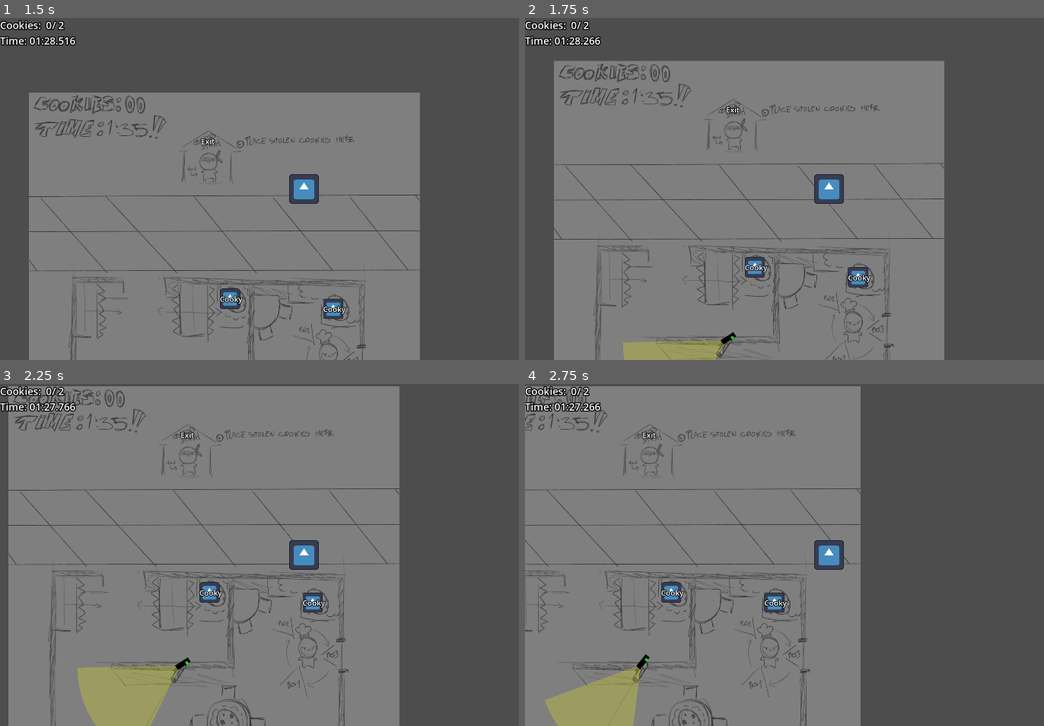
Above: before the commit, frames 1-4 (two rows, left to right).
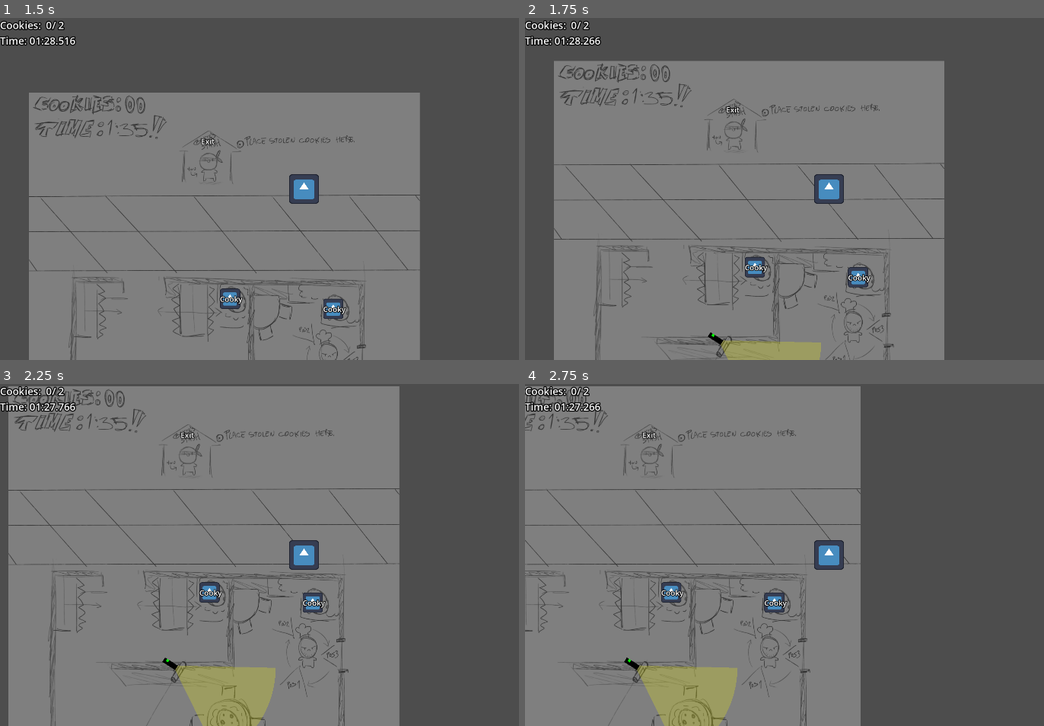
Above: after the commit, the same moments.

Repository: Fan-Dev1/BrackeysGameJam
Game: Godot game, scene res://levels/level_01.tscn
Two runs of this game, one before a commit and one after it. Both use one fixed random seed, a clock stepped at 60 frames per second and the inputs below. The engine's default icon, where the game draws it, is replaced by a stand-in: a white triangle on a blue panel in a dark square.
Inputs:
- Up to frame 1 (1.5 s): hold D (move_right) 0.53-1.28 s; hold S (move_down) from 1.28 s (still down)
- Up to frame 2 (1.75 s): keep holding S (move_down)
- Up to frame 3 (2.25 s): release S (move_down) at 2.03 s; hold D (move_right) from 2.03 s (still down)
- Up to frame 4 (2.75 s): keep holding D (move_right)

Frame 1 is identical in both runs. In frame 2, 2.1% of the frame differs, in the area x 18-58%, y 91-100%; in frame 3, 5.5%, in the area x 14-54%, y 79-100%; in frame 4, 4.9%.

Commit message:
little improvment to security_camera tracking

Diff:
--- a/core/global.gd
+++ b/core/global.gd
@@ -8,6 +8,22 @@
 	"res://levels/level_02.tscn",
 ]
 var current_level_index := 0
+
+
+func _ready() -> void:
+	player_spotted.connect(_mark_spotted_player_position)
+
+
+func _mark_spotted_player_position(player_position: Vector2) -> void:
+	if not OS.is_debug_build():
+		return
+	var spotted_marker := ColorRect.new()
+	spotted_marker.color = Color.DARK_MAGENTA
+	spotted_marker.size = Vector2(8.0, 8.0)
+	spotted_marker.global_position = player_position
+	get_tree().root.add_child(spotted_marker)
+	await get_tree().create_timer(0.5).timeout
+	spotted_marker.queue_free()
 
 
 func load_next_level():
--- a/core/security_camera/security_camera.gd
+++ b/core/security_camera/security_camera.gd
@@ -32,8 +32,6 @@
 	_update_fov_polygon()
 	var camera_pos: CameraPosition = camera_positions.get(camera_position_index)
 	rotate_camera_toward(camera_pos.rotation)
-	var duration := randf_range(camera_pos.duration_min_sec, camera_pos.duration_max_sec)
-	position_timer.start(duration)
 
 
 func _physics_process(delta: float) -> void:
@@ -53,9 +51,10 @@
 func _normal_process(delta: float) -> void:
 	var camera_pos: CameraPosition = camera_positions.get(camera_position_index)
 	rotate_camera_toward(camera_pos.rotation, delta)
+	_scan_for_player()
 
-	var angle_difference := angle_difference(camera_area_2d.rotation, camera_pos.rotation)
-	if is_zero_approx(angle_difference) and position_timer.is_stopped():
+	var angle_diff := angle_difference(camera_area_2d.rotation, camera_pos.rotation)
+	if is_zero_approx(angle_diff) and position_timer.is_stopped():
 		var duration := randf_range(camera_pos.duration_min_sec, camera_pos.duration_max_sec)
 		position_timer.start(duration)
 
@@ -67,6 +66,14 @@
 		camera_position_index = 0
 
 
+func _scan_for_player() -> void:
+	for body: Node2D in camera_area_2d.get_overlapping_bodies():
+		# alert about spotted player and track him
+		if body is Player:
+			Global.player_spotted.emit(body.global_position)
+			state = CameraState.TRACKING
+
+
 func _tracking_process(delta: float) -> void:
 	var player: Player = get_tree().get_first_node_in_group("player")
 	var angle_to_player := self.global_position.angle_to_point(player.global_position)
@@ -74,6 +81,7 @@
 	queue_redraw()
 	if camera_area_2d.overlaps_body(player):
 		tracking_timer.stop()
+		Global.player_spotted.emit(player.global_position)
 	elif tracking_timer.is_stopped():
 		tracking_timer.start()
 
@@ -81,13 +89,6 @@
 func _on_tracking_timer_timeout() -> void:
 	#switch back to normal operation
 	state = CameraState.NORMAL
-
-
-func _on_camera_area_2d_body_entered(body: Node2D) -> void:
-	# alert about spotted player and track him
-	if body is Player:
-		Global.player_spotted.emit(body.global_position)
-		state = CameraState.TRACKING
 
 
 func set_state(new_state: CameraState) -> void:
@@ -123,9 +124,7 @@
 
 func clamp_camera_rotation(value: float) -> float:
 	var half_fov := fov / 2.0
-	var min := left_limit + half_fov
-	var max := right_limit - half_fov
-	return clampf(value, min, max)
+	return clampf(value, left_limit + half_fov, right_limit - half_fov)
 
 
 func rotate_camera_toward(to: float, delta := 1.0) -> void:
@@ -138,7 +137,6 @@
 func _draw() -> void:
 	if Engine.is_editor_hint():
 		# draw_line for left and right limit
-		var half_fov := fov / 2.0
 		var left_limit_point := Vector2.from_angle(left_limit) * radius
 		var right_limit_point := Vector2.from_angle(right_limit) * radius
 		draw_line(Vector2.ZERO, left_limit_point, Color.RED, 2.0)
--- a/core/security_camera/security_camera.tscn
+++ b/core/security_camera/security_camera.tscn
@@ -20,17 +20,16 @@
 [node name="SecurityCamera" type="Node2D"]
 script = ExtResource("1_05d2b")
 rotaton_speed = 2.0
-camera_position_index = 1
 camera_positions = Array[ExtResource("2_t0tbx")]([SubResource("Resource_v1u64"), SubResource("Resource_t0tbx")])
 
 [node name="PositionTimer" type="Timer" parent="."]
 one_shot = true
 
 [node name="TrackingTimer" type="Timer" parent="."]
+wait_time = 0.5
 one_shot = true
 
 [node name="CameraArea2D" type="Area2D" parent="."]
-rotation = 0.907571
 collision_layer = 0
 collision_mask = 2
 
@@ -61,4 +60,3 @@
 
 [connection signal="timeout" from="PositionTimer" to="." method="_on_position_timer_timeout"]
 [connection signal="timeout" from="TrackingTimer" to="." method="_on_tracking_timer_timeout"]
-[connection signal="body_entered" from="CameraArea2D" to="." method="_on_camera_area_2d_body_entered"]
